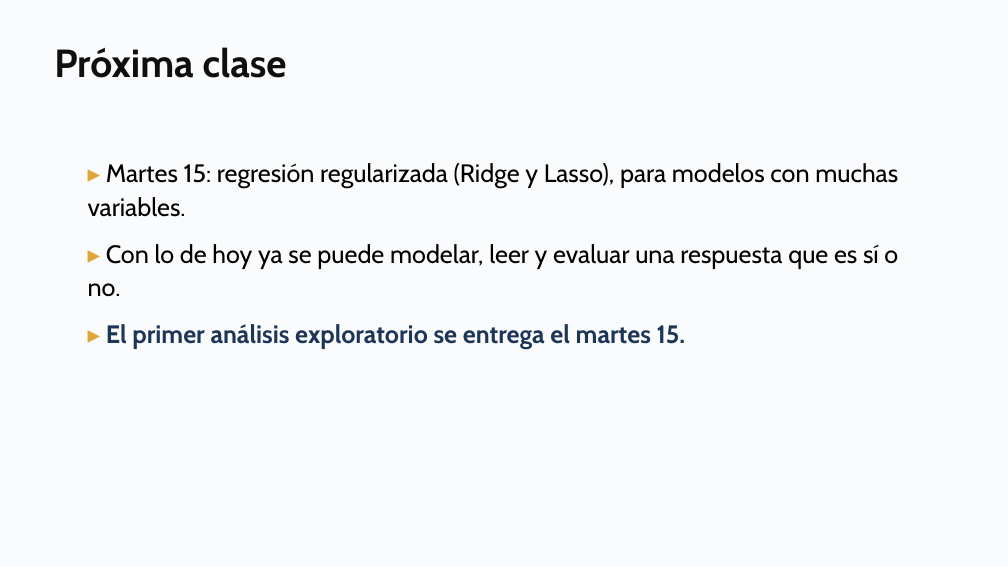
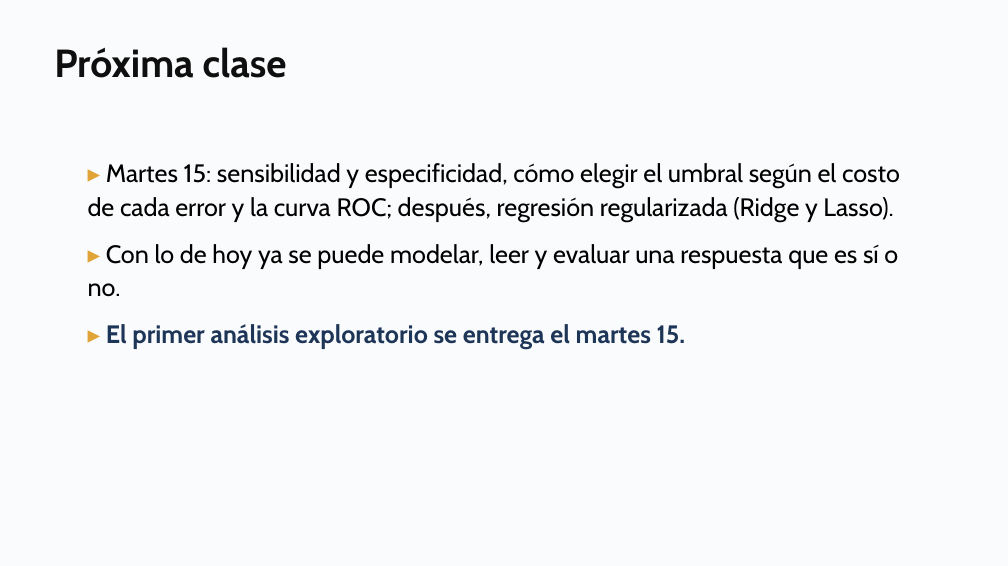
Before and after one commit to daniopitz/diplomado-cdd, a slide deck: slide 35 of presentaciones/clase06_regresion_logistica.pptx (slide 38 before the commit). Drawn at 1008x566 pixels with LibreOffice and Linux fonts; fonts in the diff are those of the drawing. Boxes give left, top, right and bottom in pixels: in the first picture for what was removed or moved away, otherwise in the second. Text is boxed around its words. In the diff, an @@ line names an element or a change of style, - is before the commit and + after.

```diff
--- a/presentaciones/clase06_regresion_logistica.pptx
+++ b/presentaciones/clase06_regresion_logistica.pptx
@@ text at box(88, 163, 900, 222): text changed @@
-▸ Martes 15: regresión regularizada (Ridge y Lasso), para modelos con muchas variables.
+▸ Martes 15: sensibilidad y especificidad, cómo elegir el umbral según el costo de cada error y la curva ROC; después, regresión regularizada (Ridge y Lasso).
```
Also in this commit, not shown: 6 other slides changed, 3 slides removed, 6 other files.
